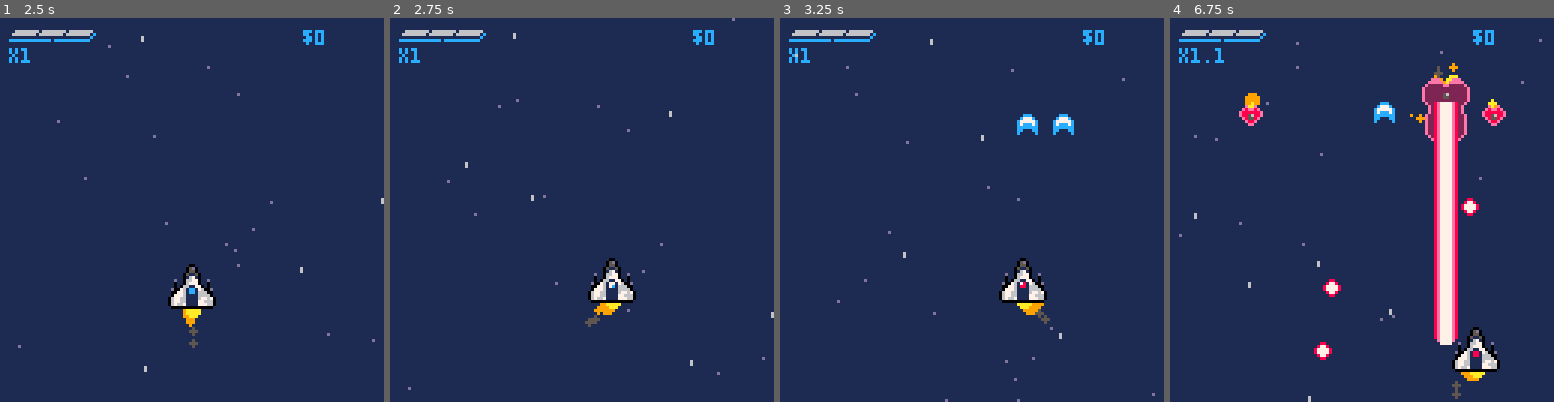
Above: before the commit, frames 1-4 (left to right).
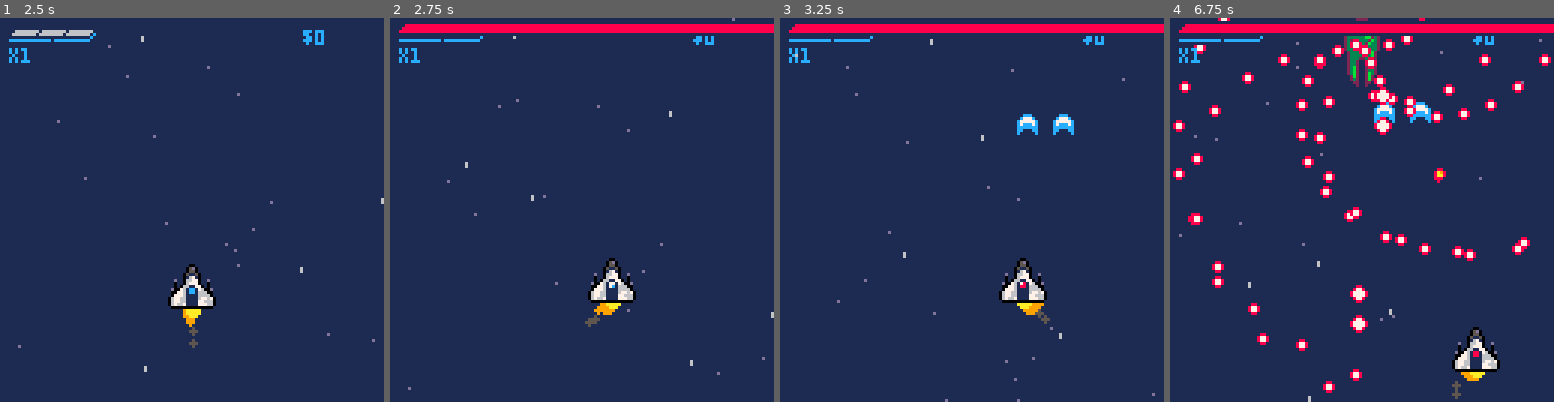
Above: after the commit, the same moments.

Repository: aureliendossantos/new-miami-2080
Game: PICO-8 cartridge miami2080.p8
The game is run twice, just before and just after one commit, with the same random seed, the same clock (stepped at 60 frames per second) and the same inputs.
Inputs:
- Up to frame 1 (2.5 s): tap X (X key) at 0.33, 1.07, 1.85 s; tap O (Z key) at 0.7, 1.7, 2.1 s; hold Right 1.6-2.1 s; hold Up 2.15-2.42 s; hold Right from 2.47 s (still down)
- Up to frame 2 (2.75 s): keep holding Right; tap O (Z key) at 2.5 s
- Up to frame 3 (3.25 s): tap O (Z key) at 2.9 s; tap X (X key) at 2.97 s; release Right at 3.03 s; hold Left from 3.08 s (still down)
- Up to frame 4 (6.75 s): tap O (Z key) every 0.4 s from 3.3 to 6.5 s; release Left at 3.58 s; hold Down 3.63-3.97 s; hold Right 4.02-4.68 s; tap X (X key) at 4.08, 5.2, 6.32 s; hold Up 4.73-5.03 s; hold Left 5.08-5.68 s; hold Down 5.73-6.03 s; hold Right 6.08-6.58 s; hold Right from 6.63 s (still down)

Frame 1 is identical in both runs. In frame 2, 2.5% of the frame differs, in the area x 2-100%, y 1-5%; in frame 3, 2.4%; in frame 4, 14%, in the area x 0-100%, y 0-98%.

Commit message:
debut boss

Diff:
--- a/miami2080.p8
+++ b/miami2080.p8
@@ -7,7 +7,7 @@
 function _init()
  first_time_map=true
  cur_threats={}
- stage=6
+ stage=8
  turn=0
  --particles
  dust,dust_front={},{}
@@ -738,18 +738,18 @@
    reactors={}
   },
   {
-   --giga boss
+   --tête boss 1
    boss=true,
 	  life=2000,
 	  money=10000,
-   anim={128},
-   spr_w=16,spr_h=4,
-   x1=0,y1=0,w=16*8,h=28,
+   anim={134},
+   spr_w=2,spr_h=3,
+   x1=2,y1=0,w=11,h=21,
    emitters={
-    {1,50,22},
-    {1,84,12},
-    {6,96,6},
-    {5,34,16}
+    {1,8,22},
+    {1,8,12},
+    {6,8,6},
+    {5,0,16}
    }
   },
   {
@@ -1069,7 +1069,7 @@
    {3,1,90,8,80},
   },
   {
-   {1,6,128,4}
+   {1,6,16,4}
   }
  }
 end
